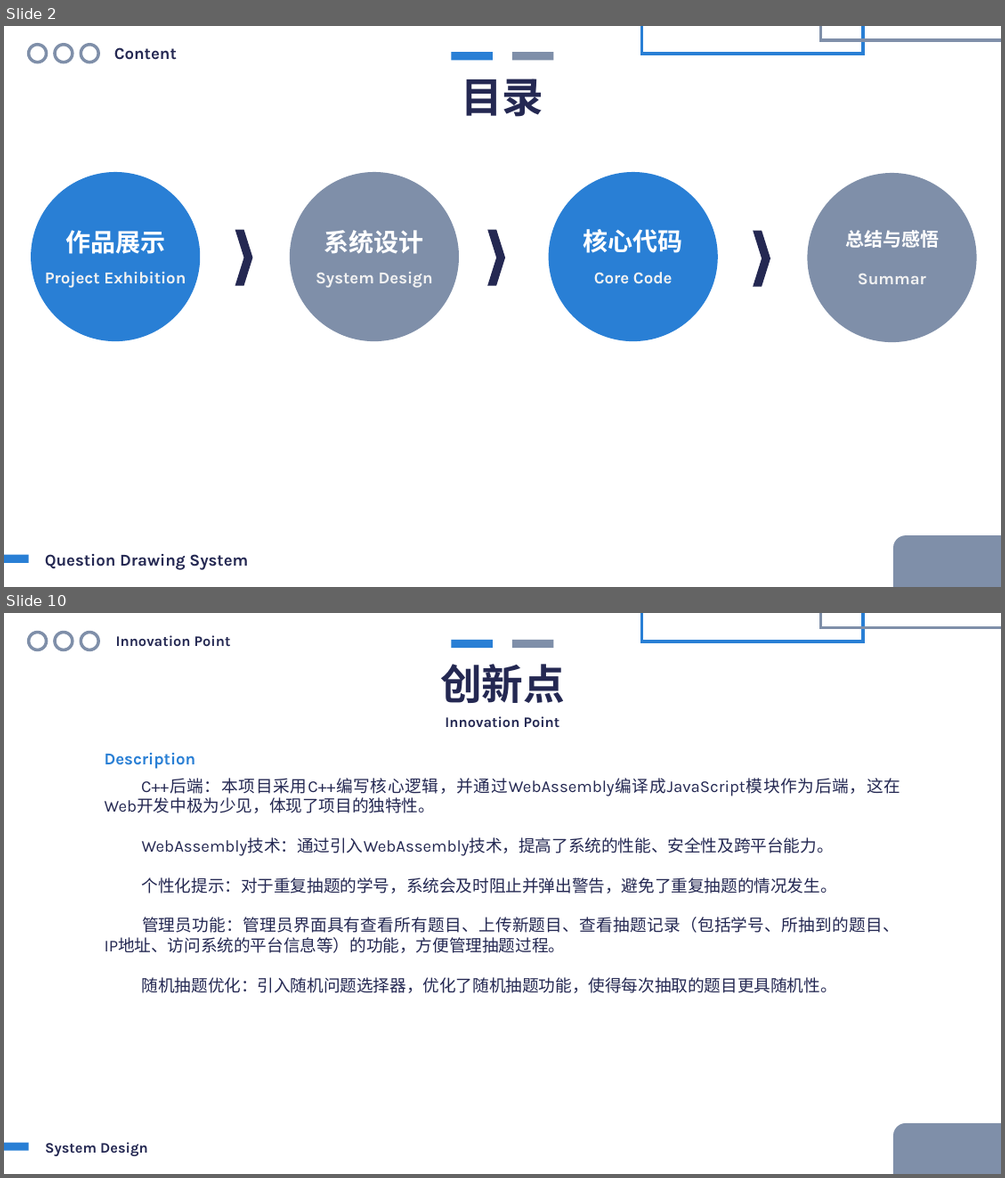
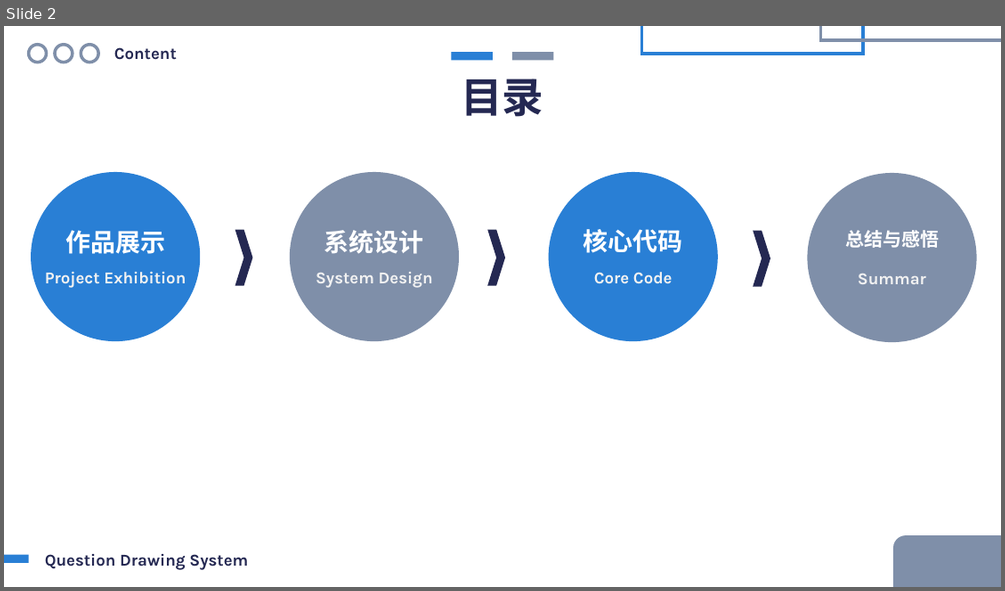
Before and after one commit to HoshiMeisa/Course-Selection-System, a slide deck: ThesisDefense.pptx. Shown one above the other, each under a label of ours: slides 2 and 10 before the commit, slide 2 after it; the slides between them are not shown. The pictures are 1005x1178 and 1005x591 pixels, drawn with LibreOffice and Linux fonts; fonts in the diff are those of the drawing. Boxes give left, top, right and bottom in pixels: in the first picture for what was removed or moved away, otherwise in the second. Text is boxed around its words. In the diff, an @@ line names an element or a change of style, - is before the commit and + after.

```diff
--- a/ThesisDefense.pptx
+++ b/ThesisDefense.pptx
@@ slide 10 removed at (4, 613, 1001, 1174), background #FFFFFF @@
@@ ellipse removed at (29, 633, 47, 650) @@
@@ ellipse removed at (55, 633, 73, 650) @@
@@ ellipse removed at (81, 633, 99, 650) @@
@@ text removed at (116, 635, 231, 646) @@
-Innovation Point
@@ rectangle removed at (642, 613, 863, 641) @@
@@ rectangle removed at (821, 613, 1001, 628) @@
@@ text removed at (440, 664, 565, 703) @@
-        创新点
@@ rectangle removed at (451, 640, 493, 648) @@
@@ rectangle removed at (512, 640, 554, 648) @@
@@ text removed at (445, 716, 560, 727) @@
-Innovation Point
@@ text removed at (105, 753, 196, 769) @@
-Description
@@ text removed at (105, 778, 900, 993) @@
-C++后端：本项目采用C++编写核心逻辑，并通过WebAssembly编译成JavaScript模块作为后端，这在Web开发中极为少见，体现了项目的独特性。
-WebAssembly技术：通过引入WebAssembly技术，提高了系统的性能、安全性及跨平台能力。
-个性化提示：对于重复抽题的学号，系统会及时阻止并弹出警告，避免了重复抽题的情况发生。
-管理员功能：管理员界面具有查看所有题目、上传新题目、查看抽题记录（包括学号、所抽到的题目、IP地址、访问系统的平台信息等）的功能，方便管理抽题过程。
-随机抽题优化：引入随机问题选择器，优化了随机抽题功能，使得每次抽取的题目更具随机性。
@@ rectangle removed at (4, 1143, 28, 1151) @@
@@ text removed at (45, 1142, 148, 1156) @@
-System Design
@@ rounded rectangle removed at (893, 1123, 1001, 1174) @@
```
Also in this commit, not shown: 3 slides changed, 1 slide added, 8 other slides removed.
